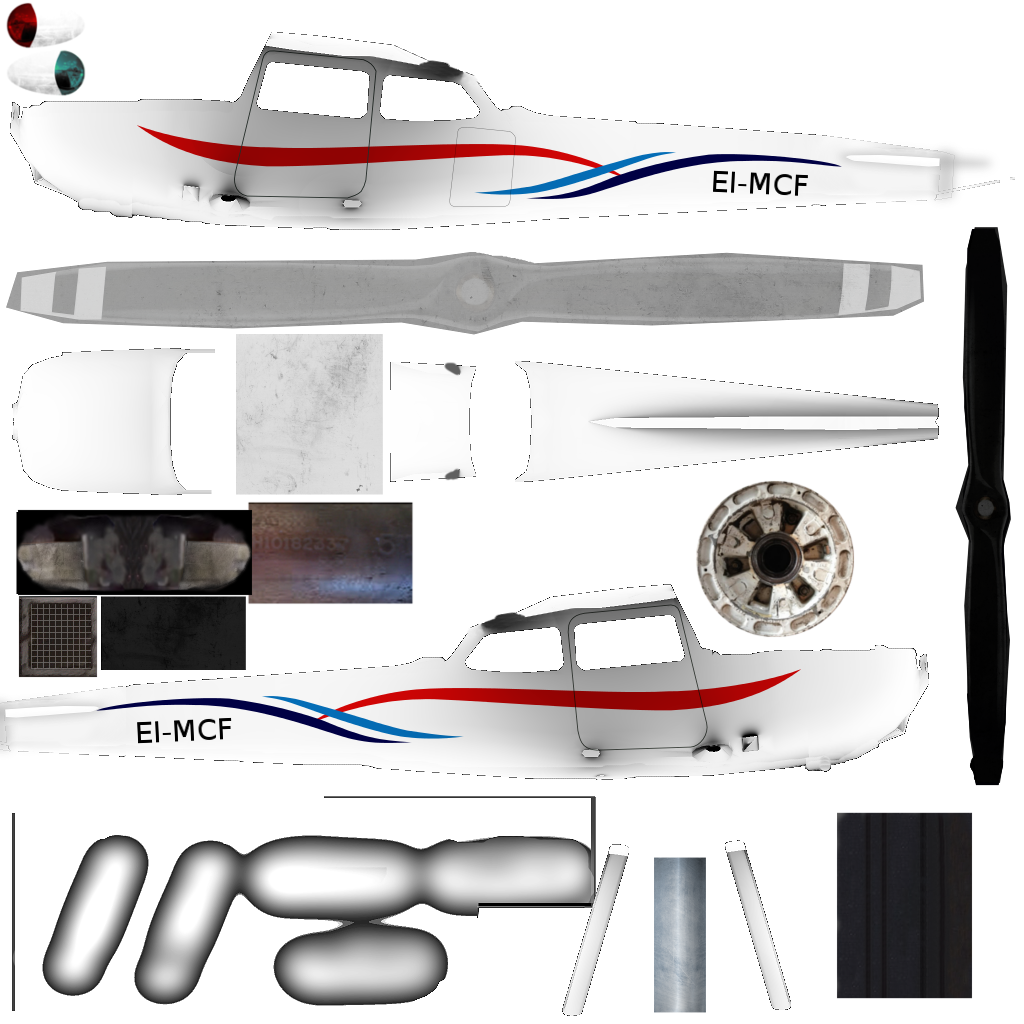
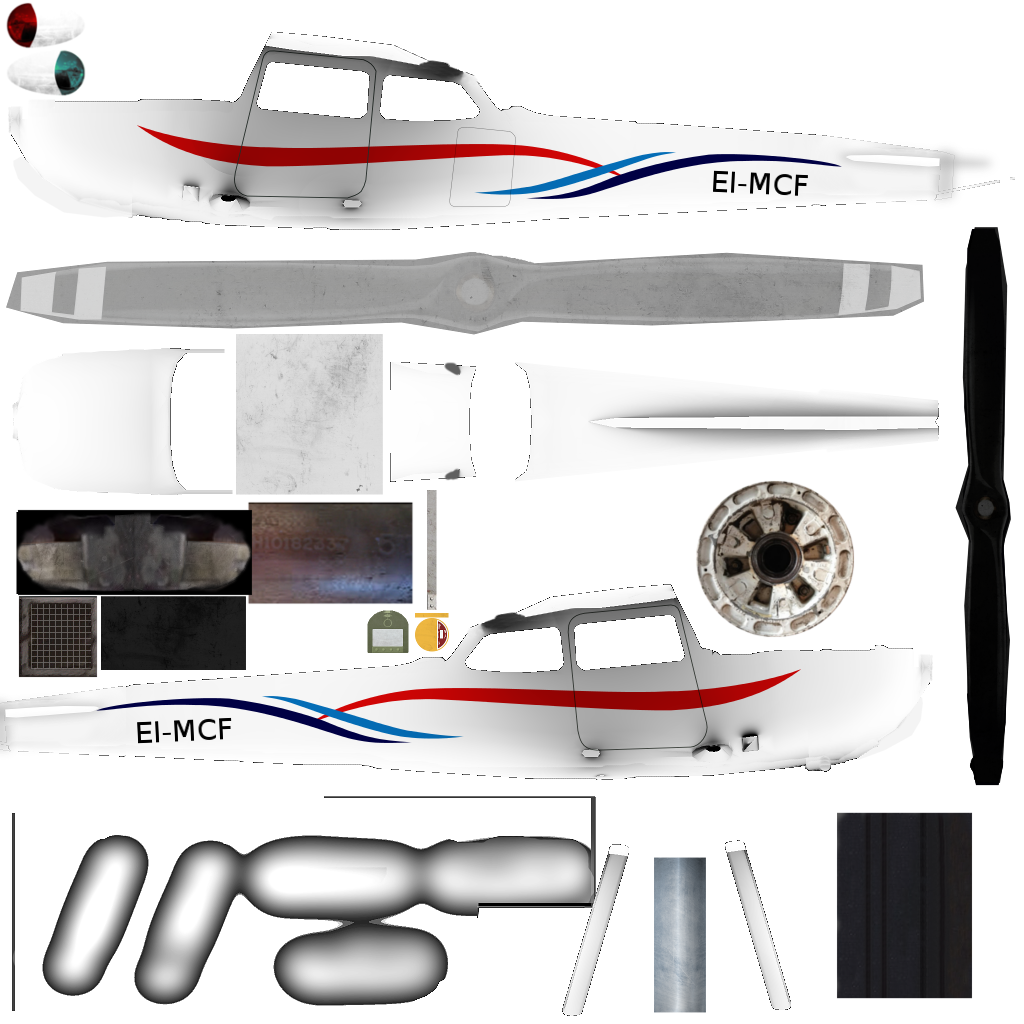
Layered file, before and after one edit (1024 × 1024). Changes by layer:
renamed "Clipboard" to "Clipboard #5", showed it, moved it above "Clipboard #4", painted on it over [8,99,939,760]
painted on "Clipboard #3" over [8,99,939,760]
